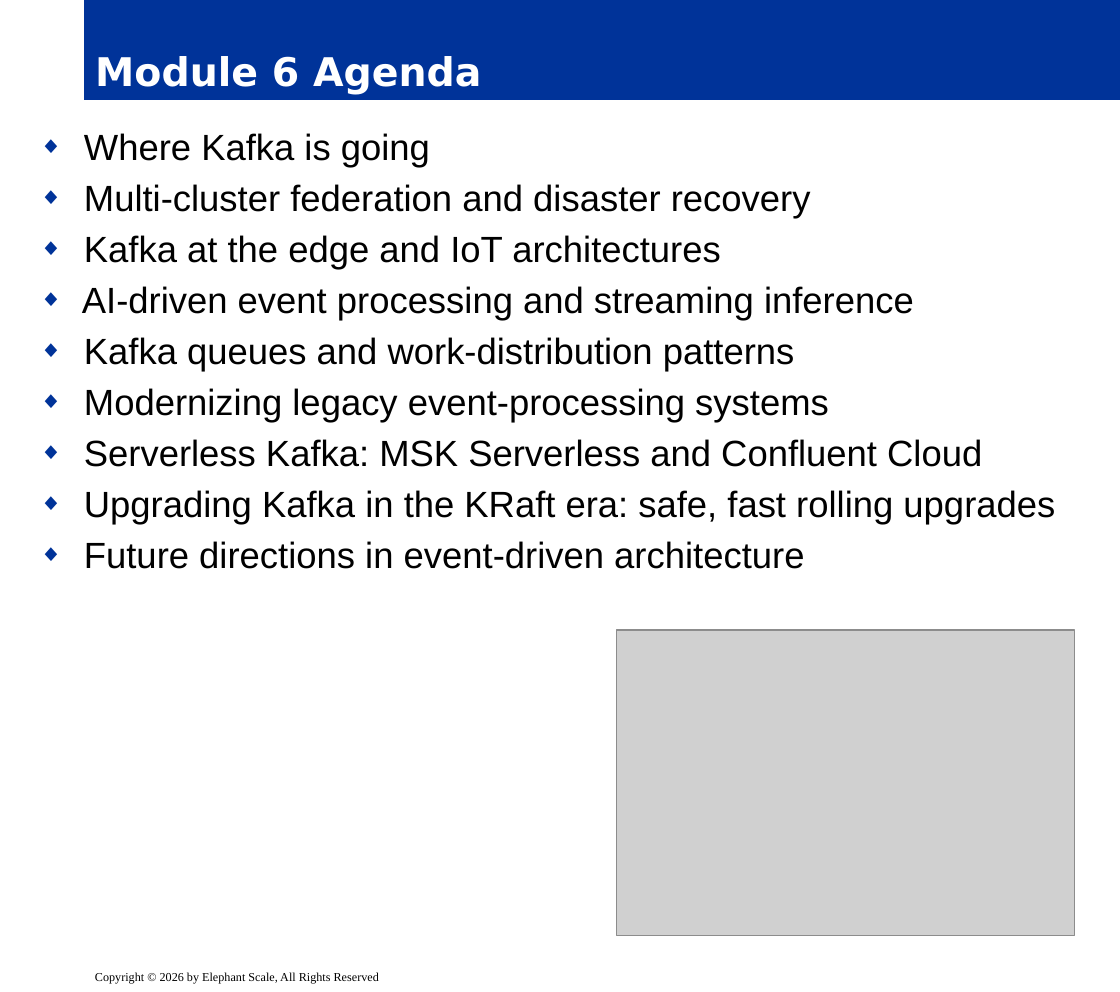
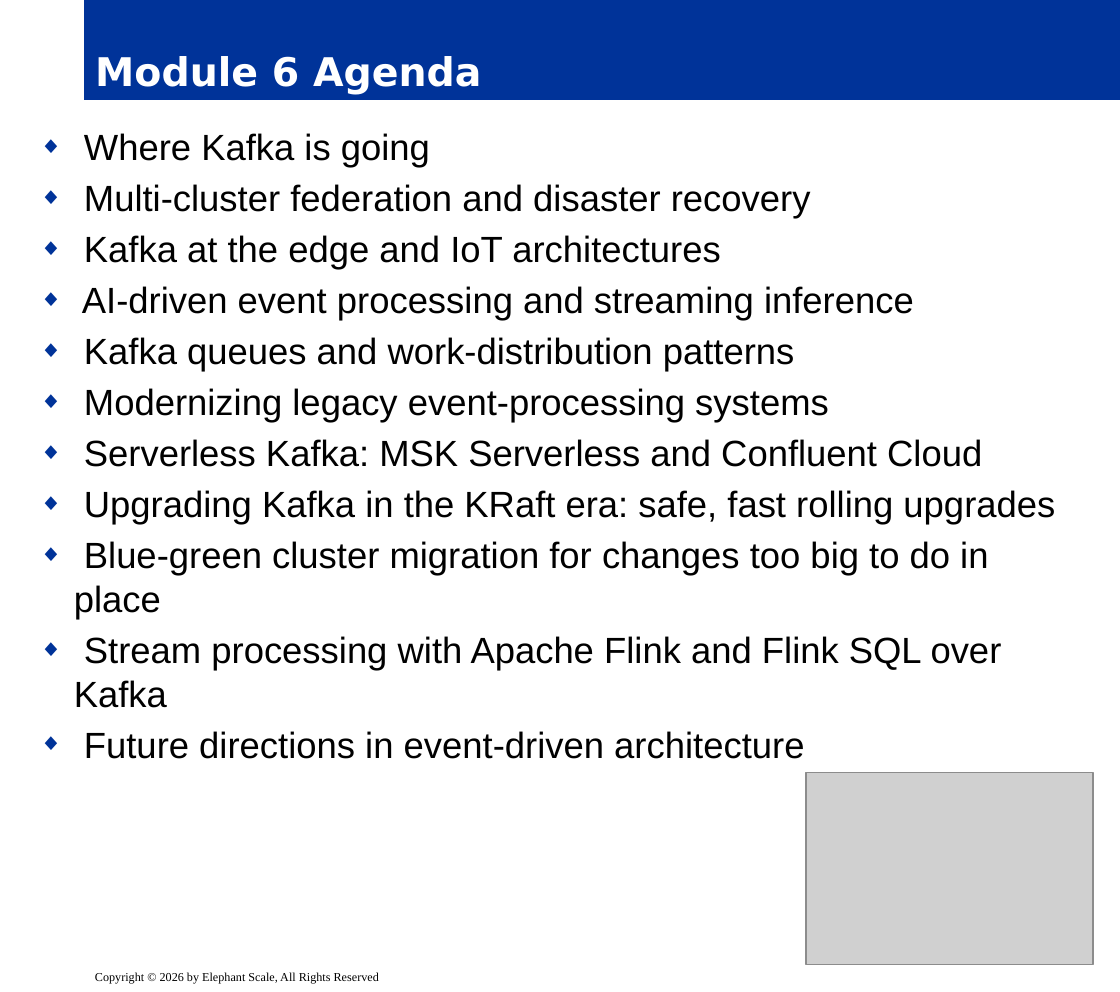
Before and after one commit to elephantscale/Advanced-Kafka-Streaming, a slide deck: slide 2 of slides/release/06__module6.pptx. Drawn at 1120x992 pixels with LibreOffice and Linux fonts; fonts in the diff are those of the drawing; grey boxes stand for pictures; background and template pictures are left out. Boxes give left, top, right and bottom in pixels: in the first picture for what was removed or moved away, otherwise in the second. Text is boxed around its words. In the diff, an @@ line names an element or a change of style, - is before the commit and + after.

```diff
--- a/slides/release/06__module6.pptx
+++ b/slides/release/06__module6.pptx
@@ text at (74,541,1002,708): paragraphs added @@
+◆ Blue-green cluster migration for changes too big to do in place
+◆ Stream processing with Apache Flink and Flink SQL over Kafka
@@ picture: place and size @@
-picture at (616,629,1074,934)
+picture at (806,773,1094,964)
```
Also in this commit, not shown: 12 other slides changed, 5 slides added.
